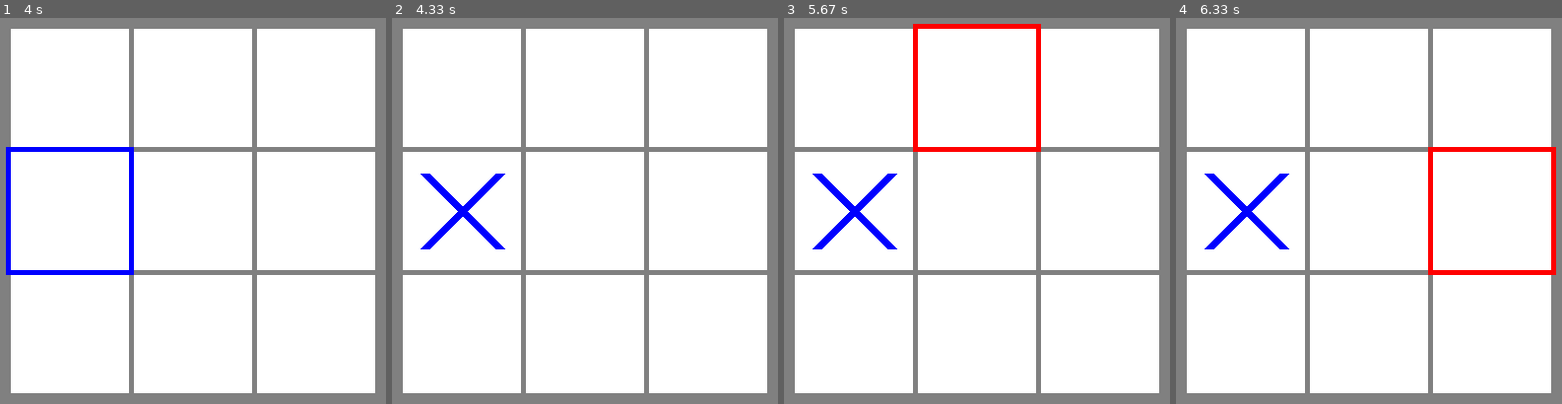
Above: before the commit, frames 1-4 (left to right).
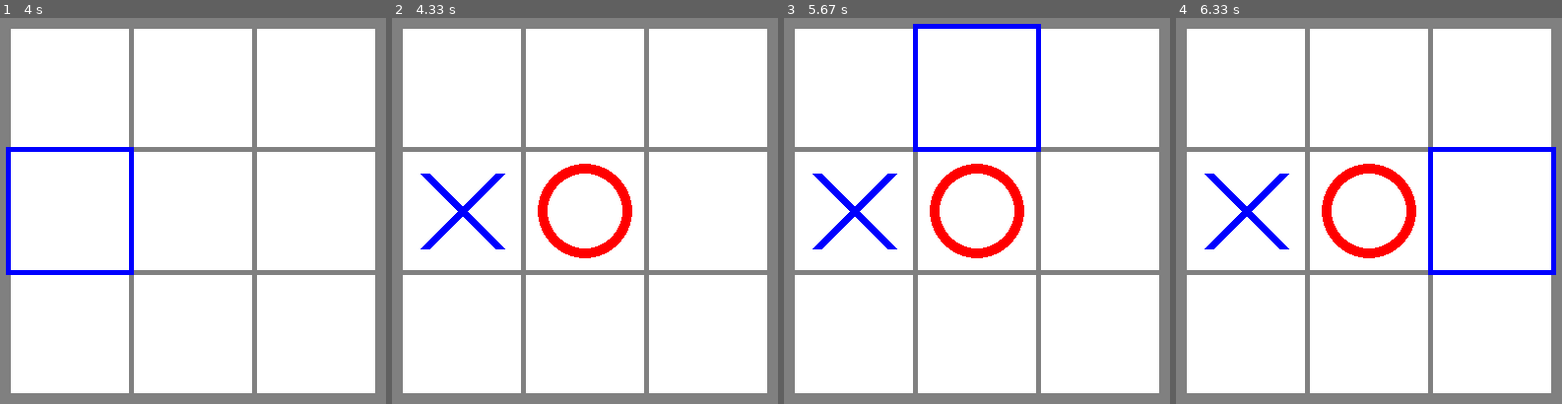
Above: after the commit, the same moments.

Repository: Valentin-Rault/tic-tac-toe
Game: pygame game, started from tic-pygame/main.py
Same seed, same stepped clock (60 frames per second), same inputs: the game is played once before the commit and once after it.
Inputs (mouse positions are in pixels of both pictures, inside the frame that each line leads up to):
- Up to frame 1 (4 s): click (196, 365) at 0.38 s; click (outside the picture) at 0.72 s; click (301, 118) at 1.05 s; click (212, 126) at 1.38 s; click (outside the picture) at 1.72 s; click (96, 218) at 2.05 s; click (382, 299) at 2.38 s; click (347, 238) at 2.72 s; click (outside the picture) at 3.05 s; click (227, 334) at 3.38 s; click (42, 238) at 3.72 s
- Up to frame 2 (4.33 s): click (434, 234) at 4.05 s
- Up to frame 3 (5.67 s): click (872, 133) at 4.38 s; click (outside the picture) at 4.72 s; click (938, 149) at 5.55 s
- Up to frame 4 (6.33 s): click (outside the picture) at 5.88 s; click (1434, 245) at 6.22 s

Frame 1 is identical in both runs. In frame 2, 1.8% of the frame differs, in the area x 37-63%, y 37-63%; in frame 3, 3.4%, in the area x 33-67%, y 1-63%; in frame 4, 3.4%.

Commit message:
Creation of the Minimax algorithm and addition of a representation for symbols and board. If center not chosen, the AI chooses it

Diff:
--- a/tic-pygame/main.py
+++ b/tic-pygame/main.py
@@ -1,7 +1,9 @@
 import pygame
 
-from tic_tac_toe.constants import WIDTH, HEIGHT, SQUARE_SIZE, SQUARE_PADDING, BOARD_PADDING_TOP, BOARD_PADDING_LEFT
+from tic_tac_toe.constants import WIDTH, HEIGHT, SQUARE_SIZE, SQUARE_PADDING, \
+                                  BOARD_PADDING_TOP, BOARD_PADDING_LEFT, RED
 from tic_tac_toe.game import Game
+from minimax.algorithm import minimax
 
 FPS = 60
 WIN = pygame.display.set_mode((WIDTH, HEIGHT))
@@ -15,24 +17,26 @@
 
 
 def main():
-    run = True
     clock = pygame.time.Clock()
     game = Game(WIN)
 
-    while run:
+    while game.is_active:
         clock.tick(FPS)
+
+        if game.turn == RED:
+            _, new_board = minimax(game.get_board(), 3, False)
+            game.ai_move(new_board)
 
         for event in pygame.event.get():
             if event.type == pygame.QUIT:
-                run = False
+                game.is_active = False
 
             elif event.type == pygame.MOUSEBUTTONDOWN:
                 x, y = pygame.mouse.get_pos()
                 row, col = get_row_col_from_mouse(x, y)
-                run = game.play(row, col)
+                game.is_active = game.play(row, col)
 
         game.update()
-        pygame.display.update()
 
     pygame.quit()
 
--- /dev/null
+++ b/tic-pygame/minimax/algorithm.py
@@ -0,0 +1,48 @@
+from copy import deepcopy
+import pygame
+
+from tic_tac_toe.constants import BLUE, RED
+
+
+def minimax(board, depth, is_max_player):
+    if depth == 0 or board.winner() or board.white_space == 0:
+        return board.evaluate(is_max_player), board
+
+    if is_max_player:
+        max_eval = float('-inf')
+        best_move = None
+        for move in get_all_boards(board, BLUE):
+            board_score = minimax(move, depth - 1, False)[0]
+            max_eval = max(max_eval, board_score)
+            if max_eval == board_score:
+                best_move = move
+
+        return max_eval, best_move
+
+    else:
+        min_eval = float('inf')
+        best_move = None
+        for move in get_all_boards(board, RED):
+            board_score = minimax(move, depth - 1, True)[0]
+            min_eval = min(min_eval, board_score)
+            if min_eval == board_score:
+                best_move = move
+
+        return min_eval, best_move
+
+
+def simulate_move(board, move, color):
+    board.move(move[0], move[1], color)
+    return board
+
+
+def get_all_boards(board, color):
+    boards = list()
+
+    valid_moves = board.get_valid_moves()
+    for move in valid_moves:
+        temp_board = deepcopy(board)
+        new_board = simulate_move(temp_board, move, color)
+        boards.append(new_board)
+
+    return boards
--- a/tic-pygame/tic_tac_toe/board.py
+++ b/tic-pygame/tic_tac_toe/board.py
@@ -2,7 +2,7 @@
 
 from .constants import ROWS, COLS, SQUARE_SIZE, WHITE, BLUE, RED,\
                        SQUARE_PADDING, BOARD_PADDING_LEFT, BOARD_PADDING_TOP
-from .symbols import XSymbol, OSymbol
+from .symbols import XSymbol, OSymbol, EmptySymbol
 
 
 class Board:
@@ -11,11 +11,14 @@
         self.white_space = 9
         self.create_board()
 
+    def __repr__(self):
+        return str(self.board)
+
     def create_board(self):
         for row in range(ROWS):
             self.board.append([])
             for col in range(COLS):
-                self.board[row].append(0)
+                self.board[row].append(EmptySymbol())
 
     def draw_squares(self, win):
         for row in range(ROWS):
@@ -28,16 +31,16 @@
         x = col * SQUARE_SIZE + col * SQUARE_PADDING + BOARD_PADDING_LEFT
         y = row * SQUARE_SIZE + row * SQUARE_PADDING + BOARD_PADDING_TOP
         pygame.draw.rect(win, turn, (x - SQUARE_PADDING,
-                                       y - SQUARE_PADDING,
-                                       SQUARE_SIZE + 2 * SQUARE_PADDING,
-                                       SQUARE_SIZE + 2 * SQUARE_PADDING))
+                                     y - SQUARE_PADDING,
+                                     SQUARE_SIZE + 2 * SQUARE_PADDING,
+                                     SQUARE_SIZE + 2 * SQUARE_PADDING))
 
     def draw(self, win):
         self.draw_squares(win)
         for row in range(ROWS):
             for col in range(COLS):
                 symbol = self.board[row][col]
-                if symbol != 0:
+                if symbol.color is not None:
                     symbol.draw(win)
 
     def move(self, row, col, turn):
@@ -48,10 +51,27 @@
 
         self.white_space -= 1
 
-    def get_value(self, row, col):
+    def get_value_color(self, row, col):
         if row < 0 or col < 0:
             return True
-        return self.board[row][col]
+        return self.board[row][col].color
+
+    def evaluate(self, is_max_player):
+        score = 0
+        if self.winner() and not is_max_player:
+            score = 1
+        elif self.winner() and is_max_player:
+            score = -1
+        return score
+
+    def get_valid_moves(self):
+        moves = []
+        for row in range(ROWS):
+            for col in range(COLS):
+                symbol = self.board[row][col]
+                if symbol.color is None:
+                    moves.append((row, col))
+        return moves
 
     def is_move_left(self):
         if self.white_space > 0:
@@ -59,14 +79,20 @@
         return False
 
     def winner(self):
-        if type(self.board[0][0]) == type(self.board[1][1]) == type(self.board[2][2]) and not isinstance(self.board[0][0], int):
+        if self.board[0][0].color == self.board[1][1].color == self.board[2][2].color \
+                and self.board[0][0].color is not None:
             return True
-        elif type(self.board[0][2]) == type(self.board[1][1]) == type(self.board[2][0]) and not isinstance(self.board[0][2], int):
+        elif self.board[0][2].color == self.board[1][1].color == self.board[2][0].color \
+                and self.board[0][2].color is not None:
             return True
         else:
             for row in range(ROWS):
-                if type(self.board[row][0]) == type(self.board[row][1]) == type(self.board[row][2]) and not isinstance(self.board[row][0], int):
+                if self.board[row][0].color == self.board[row][1].color == self.board[row][2].color \
+                        and self.board[row][0].color is not None:
                     return True
             for col in range(COLS):
-                if type(self.board[0][col]) == type(self.board[1][col]) == type(self.board[2][col]) and not isinstance(self.board[0][col], int):
+                if self.board[0][col].color == self.board[1][col].color == self.board[2][col].color \
+                        and self.board[0][col].color is not None:
                     return True
+
+        return False
--- a/tic-pygame/tic_tac_toe/game.py
+++ b/tic-pygame/tic_tac_toe/game.py
@@ -10,6 +10,7 @@
         self.board = Board()
         self.turn = BLUE
         self.selected_row_col = None
+        self.is_active = True
 
     def change_turn(self):
         if self.turn == BLUE:
@@ -30,20 +31,17 @@
                 self.select_square(row, col)
 
         try:
-            self.board.get_value(row, col)
+            color = self.board.get_value_color(row, col)
         except IndexError:
             self.selected_row_col = None
         else:
-            if self.board.get_value(row, col) == 0:
+            if color is None:
                 self.selected_row_col = row, col
 
     def confirm_move(self, row, col):
         if (row, col) == self.selected_row_col:
             return True
         return False
-
-    def highlight_selected(self):
-        pass
 
     def update(self):
         self.win.fill(BG_COLOR)
@@ -65,3 +63,13 @@
                 print('Winner')
                 return False
         return True
+
+    def get_board(self):
+        return self.board
+
+    def ai_move(self, board):
+        if self.board.get_value_color(1, 1) is None:
+            self.board.move(1, 1, RED)
+        else:
+            self.board = board
+        self.change_turn()
--- a/tic-pygame/tic_tac_toe/symbols.py
+++ b/tic-pygame/tic_tac_toe/symbols.py
@@ -25,6 +25,9 @@
         pygame.draw.line(win, self.color,  (self.x - 38, self.y - 38), (self.x + 38, self.y + 38), 10)
         pygame.draw.line(win, self.color,  (self.x + 38, self.y - 38), (self.x - 38, self.y + 38), 10)
 
+    def __repr__(self):
+        return 'X'
+
 
 class OSymbol(Symbol):
     def __init__(self, row, col, color):
@@ -33,3 +36,14 @@
     def draw(self, win):
         pygame.draw.circle(win, self.color, (self.x, self.y), 48)
         pygame.draw.circle(win, WHITE, (self.x, self.y), 38)
+
+    def __repr__(self):
+        return 'O'
+
+
+class EmptySymbol:
+    def __init__(self):
+        self.color = None
+
+    def __repr__(self):
+        return ' '
Empty file added: tic-pygame/minimax/__init__.py
